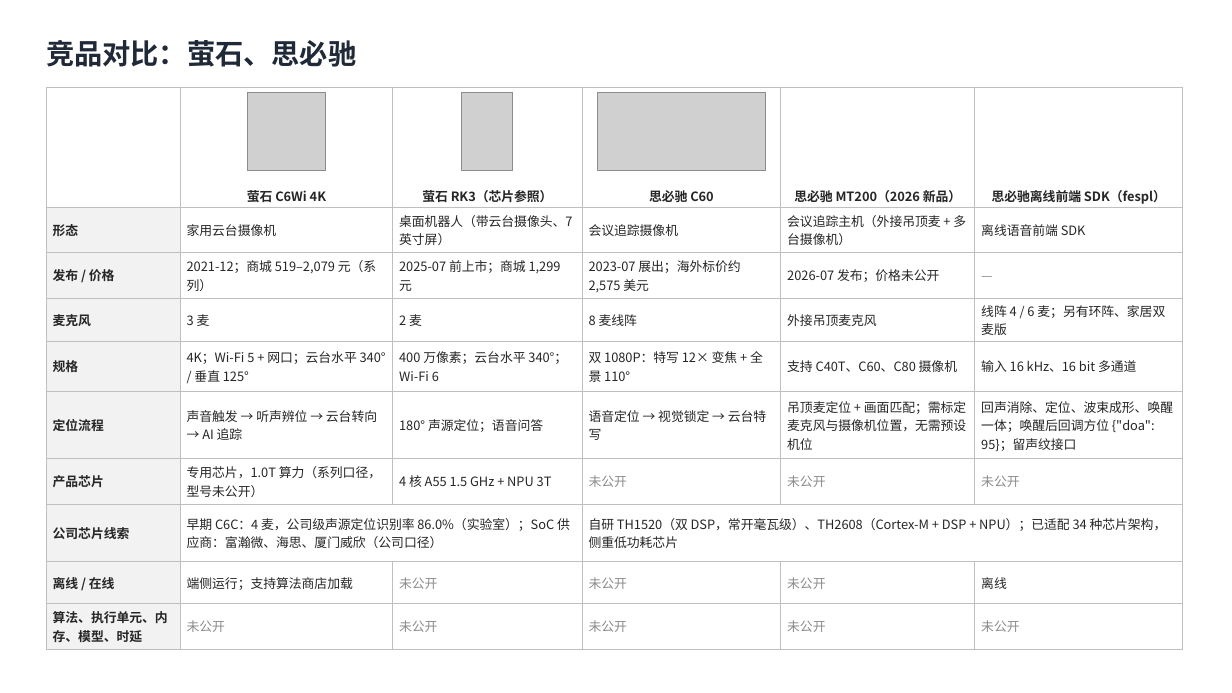
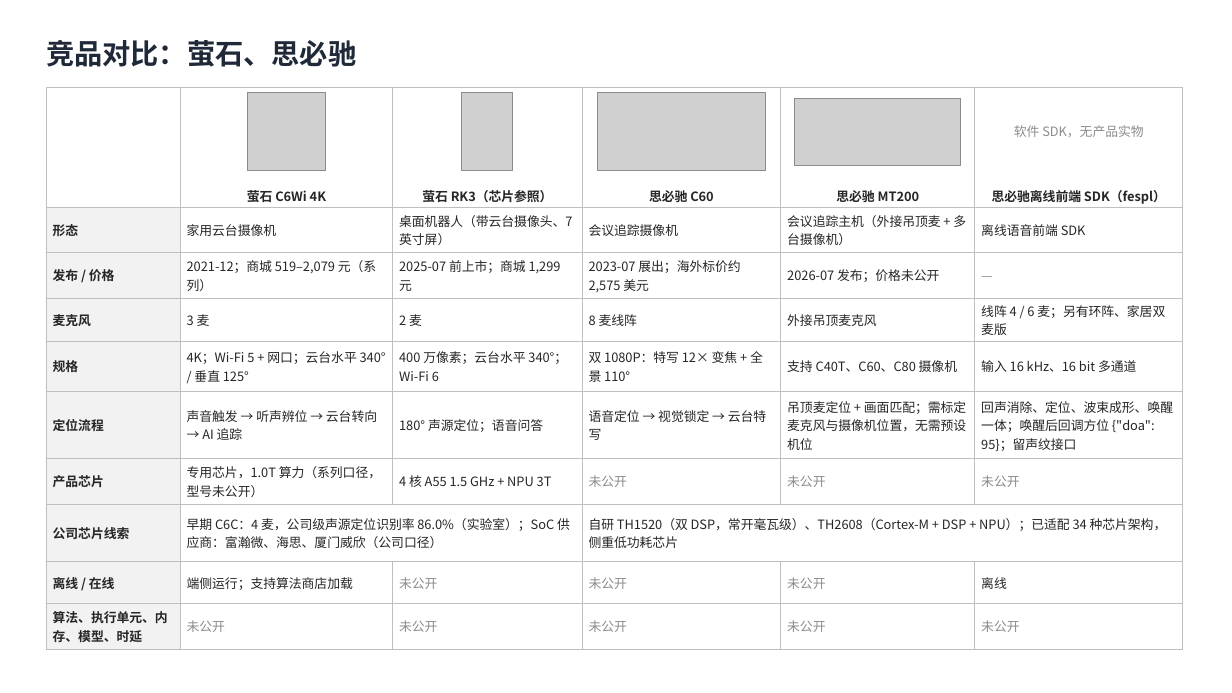
Before and after one commit to ZeroFoxxi/ssl-scene1, a slide deck: slide 1 of 竞品补充页_精简版.pptx. Drawn at 1232x693 pixels with LibreOffice and Linux fonts; fonts in the diff are those of the drawing; grey boxes stand for pictures. Boxes give left, top, right and bottom in pixels: in the first picture for what was removed or moved away, otherwise in the second. Text is boxed around its words. In the diff, an @@ line names an element or a change of style, - is before the commit and + after.

```diff
--- a/竞品补充页_精简版.pptx
+++ b/竞品补充页_精简版.pptx
@@ table at (46, 88, 1183, 646) @@
-row 1, column 5: 思必驰 MT200（2026 新品）
+row 1, column 5: 思必驰 MT200
@@ picture added at (795, 98, 961, 165) @@
@@ text added at (1014, 125, 1143, 137), 10 pt, text #8C8C8C @@
+软件 SDK，无产品实物
```
Also in this commit, not shown: 4 other files.
